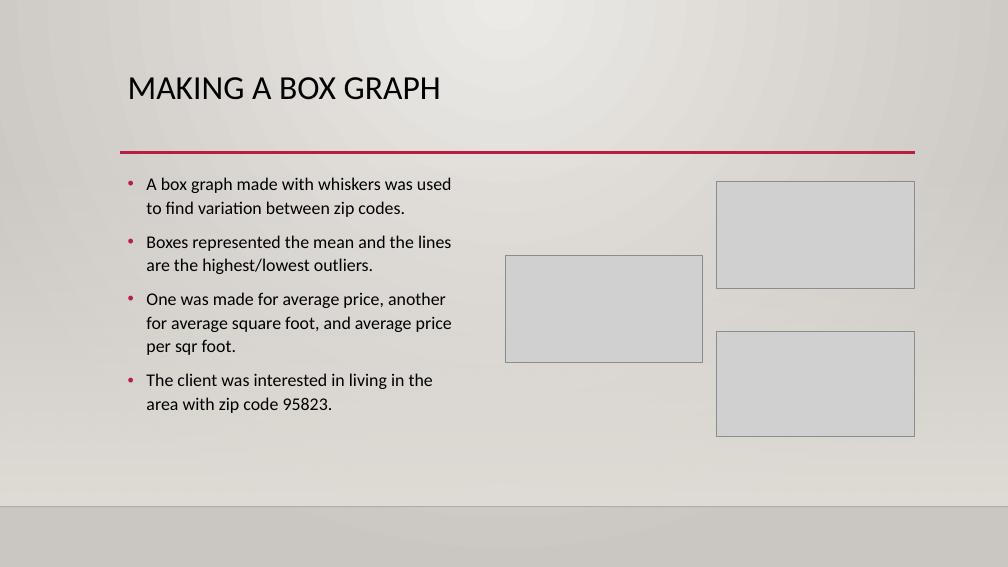
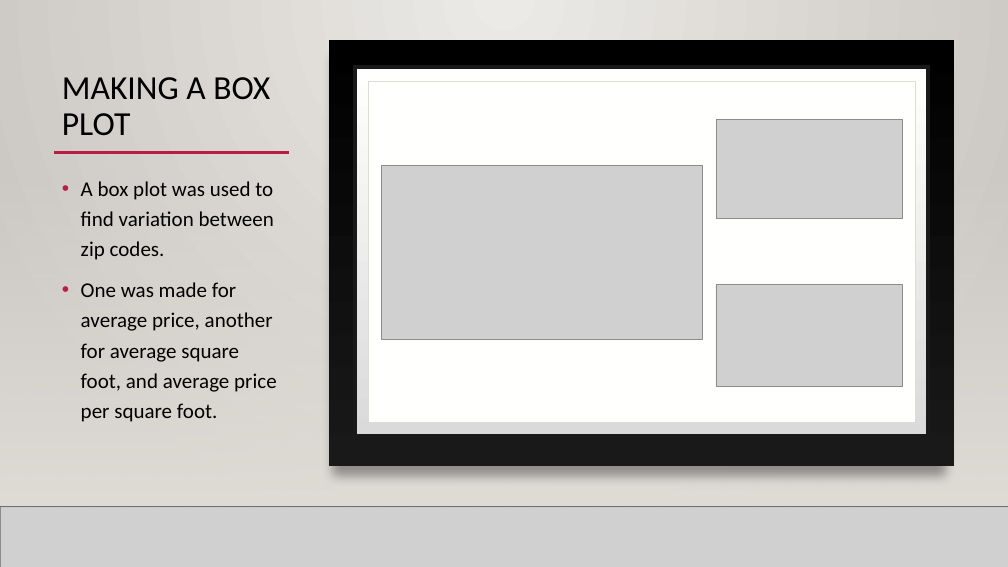
Before and after one commit to scavazos4/Project_One, a slide deck: slide 8 of Sacramento Real Estate.pptx. Drawn at 1008x567 pixels with LibreOffice and Linux fonts; fonts in the diff are those of the drawing; grey boxes stand for pictures; background and template pictures are left out. Boxes give left, top, right and bottom in pixels: in the first picture for what was removed or moved away, otherwise in the second. Text is boxed around its words. In the diff, an @@ line names an element or a change of style, - is before the commit and + after.

```diff
--- a/Sacramento Real Estate.pptx
+++ b/Sacramento Real Estate.pptx
@@ rectangle added at <box>0,0,1008,567</box>, fill gradient #ECEAE7 to #CAC7C1 @@
@@ rectangle added at <box>329,40,954,466</box>, fill gradient #000001 to #191919 @@
@@ title at <box>62,77,270,136</box>: text changed @@
-MAKING A BOX GRAPH
+MAKING A BOX PLOT
@@ rectangle added at <box>355,67,928,436</box>, fill gradient #DADADA to #FFFFFE, outline #191919 4 pt @@
@@ rectangle added at <box>368,81,915,423</box>, fill #FFFFFE, outline #DFDBD5 0.5 pt @@
@@ picture: place and size @@
-picture at <box>717,332,914,437</box>
+picture at <box>716,119,902,219</box>
@@ rectangle added at <box>0,167,1008,507</box>, fill gradient #DFDBD5 @@
@@ line added from (54, 153) to (289, 153), #B71E42 2.5 pt @@
@@ picture: place and size @@
-picture at <box>505,256,703,363</box>
+picture at <box>382,166,702,340</box>
@@ text at <box>81,181,277,422</box>: text changed; size 17 to 20 pt @@
-• A box graph made with whiskers was used to find variation between zip codes.
-• Boxes represented the mean and the lines are the highest/lowest outliers.
-• One was made for average price, another for average square foot, and average price per sqr foot.
-• The client was interested in living in the area with zip code 95823.
+• A box plot was used to find variation between zip codes.
+• One was made for average price, another for average square foot, and average price per square foot.
@@ picture: place and size @@
-picture at <box>717,181,914,288</box>
+picture at <box>716,285,903,386</box>
@@ picture added at <box>0,507,1008,567</box> @@
@@ line added from (0, 507) to (1008, 507), #000001 1 pt @@
```
Also in this commit, not shown: 2 other slides changed, 1 slide added.
